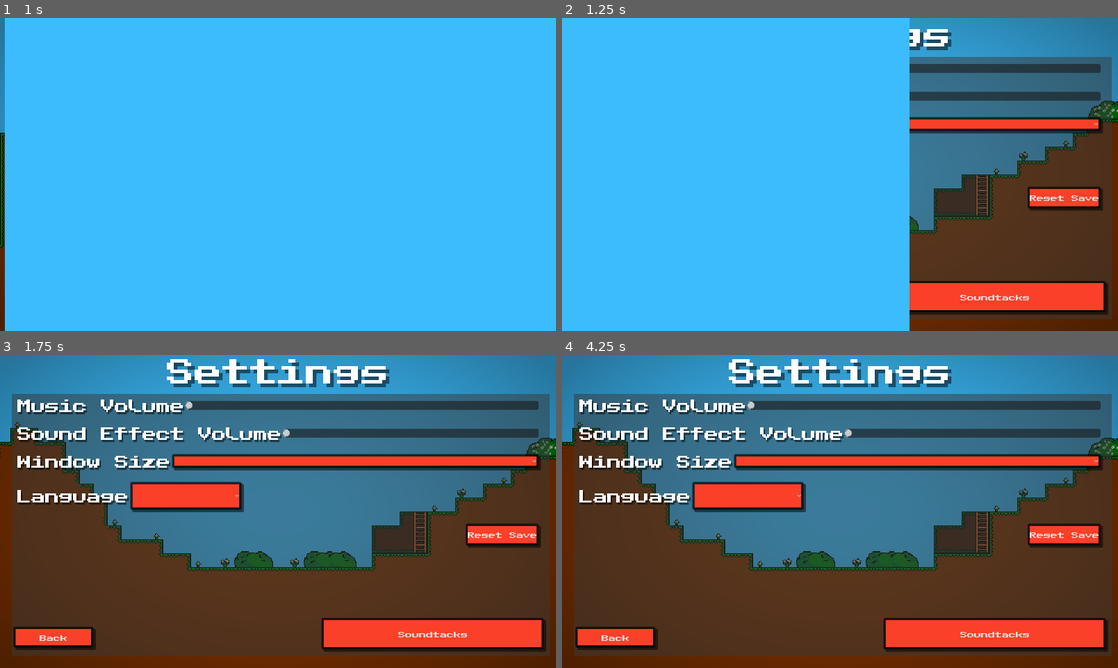
Above: before the commit, frames 1-4 (two rows, left to right).
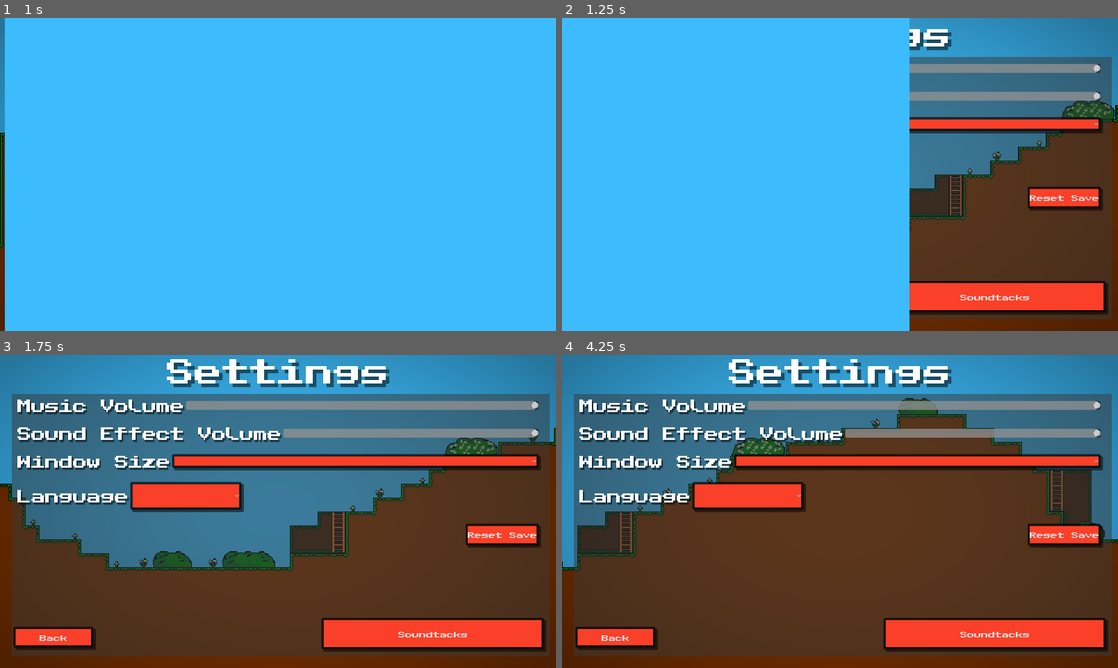
Above: after the commit, the same moments.

Repository: Killarexe/Little-Rage
Game: Godot game, scene res://scenes/uis/MainMenu.tscn
Two runs of this game, one before a commit and one after it. Both use one fixed random seed, a clock stepped at 60 frames per second and the inputs below.
Inputs (mouse positions are in pixels of both pictures, inside the frame that each line leads up to):
- Up to frame 1 (1 s): click "Settings" at 0.5 s
- Up to frame 2 (1.25 s): no input
- Up to frame 3 (1.75 s): click "Back" at 1.25 s
- Up to frame 4 (4.25 s): tap Enter at 2 s; move the mouse to (962, 495) at 2.02 s; press the mouse at (962, 495) at 2.03 s; hold Right (right) 2.03-2.75 s; tap Space (jump) at 2.27 s; release the mouse at (962, 495) at 2.75 s; drag from (728, 527) to (812, 574) at 2.77 s; move the mouse to (895, 442) at 3.52 s; hold Left (left) from 3.53 s (still down); hold Right mouse button (right_click) from 3.53 s (still down)

Frame 1 is identical in both runs. In frame 2, 5.2% of the frame differs, in the area x 62-100%, y 14-70%; in frame 3, 17%; in frame 4, 31%, in the area x 0-100%, y 13-70%.
Error before the commit: Parse Error: Expected indented block after "if" block. (res://scripts/uis/SettingsMenu.gd:6)
Error after the commit: Invalid access to property or key 'window_size' on a base object of type 'Node (Game.gd)'. (res://scripts/uis/SettingsMenu.gd:10)

Commit message:
Path and refactor scripts

Diff:
--- a/scripts/level/player/Overlays.gd
+++ b/scripts/level/player/Overlays.gd
@@ -4,4 +4,4 @@
 @onready var mobile_control: Control = $MobileControl
 
 func _ready():
-	mobile_control.visible = player.controllable && Global.is_mobile
+	mobile_control.visible = player.controllable && Game.is_mobile
--- a/scripts/uis/MobileVisiblity.gd
+++ b/scripts/uis/MobileVisiblity.gd
@@ -4,7 +4,7 @@
 @export var visible_on_mobile: bool = true
 
 func _ready():
-	if Global.is_mobile:
+	if Game.is_mobile:
 		visible = visible_on_mobile
 	else:
 		visible = !visible_on_mobile
--- a/scripts/uis/SettingsMenu.gd
+++ b/scripts/uis/SettingsMenu.gd
@@ -3,7 +3,6 @@
 @onready var language_menu: OptionButton = $CanvasLayer/VBoxContainer/Language/MenuButton
 
 func _ready():
-	if !PlayerSkinManager.is_skin_unlocked("rgb"):
 	MusicManager.play_music("settings_menu")
 	$Camera2D/AnimationPlayer.play("camera_scroll")
 	$CanvasLayer/VBoxContainer/MusicVolume/Slider.set_value_no_signal(MusicManager.music_volume)
@@ -31,13 +30,13 @@
 
 func _on_menu_button_item_selected(index: int):
 	TranslationServer.set_locale(TranslationServer.get_loaded_locales()[index])
-	Global.save_game()
+	SaveManager.save()
 
 func _on_reset_buttton_pressed():
 	$ConfirmationDialog.popup_centered()
 
 func _on_confirmation_dialog_confirmed():
-	Global.reset_save()
+	SaveManager.reset_save()
 	SceneManager.change_scene("res://scenes/uis/MainMenu.tscn")
 
 func _on_sound_track_button_pressed():
@@ -45,6 +44,6 @@
 	SceneManager.change_scene("res://scenes/uis/SoundTrackMenu.tscn")
 
 func _on_option_button_item_selected(index: int):
-	Global.window_size = index
-	Global.update_window(index)
-	Global.save_game()
+	WindowManager.window_size = index
+	WindowManager.update_window(index)
+	SaveManager.save()
--- a/scripts/uis/collections_menu/LootBoxButton.gd
+++ b/scripts/uis/collections_menu/LootBoxButton.gd
@@ -8,9 +8,9 @@
 
 func update_button():
 	var all_unhiddens_unlocked: bool = PlayerHatManager.has_unlocked_unhiddens() && PlayerSkinManager.has_unlocked_unhiddens()
-	disabled = !Global.loot_boxes.has_loot_box() || all_unhiddens_unlocked
-	circle.visible = Global.loot_boxes.has_loot_box()
-	if Global.loot_boxes.loot_box_count < 100:
-		loot_box_count.text = str(Global.loot_boxes.loot_box_count)
+	disabled = !LootBoxesManager.has_loot_box() || all_unhiddens_unlocked
+	circle.visible = LootBoxesManager.has_loot_box()
+	if LootBoxesManager.loot_box_count < 100:
+		loot_box_count.text = str(LootBoxesManager.loot_box_count)
 	else:
 		loot_box_count.text = "99+"
--- a/scripts/uis/collections_menu/LootBoxMenu.gd
+++ b/scripts/uis/collections_menu/LootBoxMenu.gd
@@ -11,14 +11,14 @@
 	animation_player.queue("show")
 
 func update_texture():
-	var cosmetic: CosmeticElement = Global.loot_boxes.use_loot_box()
+	var cosmetic: CosmeticElement = LootBoxesManager.use_loot_box()
 	cosmetic_texture.texture = cosmetic.texture
 
 func update_buttons():
-	next_button.visible = Global.loot_boxes.has_loot_box()
+	next_button.visible = LootBoxesManager.has_loot_box()
 
 func spawn_particles():
-	Global.instanceNodeAtPos(load("res://scenes/instances/BigPartyParticle.tscn"), self, Vector2(1280.0 / 2.0, 720.0 / 2.0))
+	Game.instanceNodeAtPos(load("res://scenes/instances/BigPartyParticle.tscn"), self, Vector2(1280.0 / 2.0, 720.0 / 2.0))
 
 func _on_next_box_button_pressed():
 	if !animation_player.is_playing():
--- a/scripts/uis/collections_menu/hats_menu/HatList.gd
+++ b/scripts/uis/collections_menu/hats_menu/HatList.gd
@@ -17,4 +17,4 @@
 func _on_item_selected(index: int):
 	PlayerHatManager.current_hat = hats_ids[index]
 	player.skin.update_hat()
-	Global.save_game()
+	SaveManager.save()
--- a/scripts/uis/collections_menu/skins_menu/SkinList.gd
+++ b/scripts/uis/collections_menu/skins_menu/SkinList.gd
@@ -14,4 +14,4 @@
 func _on_item_selected(index: int):
 	PlayerSkinManager.current_skin = skin_ids[index]
 	player.skin.update_skin()
-	Global.save_game()
+	SaveManager.save()
--- a/scripts/uis/level_editor/EditorCameraControler.gd
+++ b/scripts/uis/level_editor/EditorCameraControler.gd
@@ -24,14 +24,14 @@
 var is_drag: bool = false
 
 func _unhandled_input(event):
-	if !(Global.is_mobile || debug_mode):
+	if !(Game.is_mobile || debug_mode):
 		if event is InputEventMouseButton:
 			handle_mouse_zoom(event)
 		if event is InputEventMouseMotion:
 			handle_mouse_pan(event)
 
 func _input(event):
-	if Global.is_mobile || debug_mode:
+	if Game.is_mobile || debug_mode:
 		if event is InputEventScreenTouch:
 			handle_touch(event)
 		elif event is InputEventScreenDrag && !can_placing:
@@ -98,7 +98,7 @@
 		offset -= event.relative.rotated(rotation) * pan_speed  / zoom.x
 
 func _process(delta: float):
-	if !(Global.is_mobile || debug_mode):
+	if !(Game.is_mobile || debug_mode):
 		is_panning = Input.is_action_pressed("middle_click")
 		if Input.is_action_pressed("left_click"):
 			emit_signal("on_clicked", get_global_mouse_position(), true)
--- a/scripts/uis/main_menu/MainMenu.gd
+++ b/scripts/uis/main_menu/MainMenu.gd
@@ -49,5 +49,5 @@
 	SceneManager.change_scene("res://scenes/uis/LevelEditorSelectionMenu.tscn")
 
 func _on_quit_button_pressed():
-	SaveManager.save_game()
+	SaveManager.save()
 	get_tree().quit()
--- a/scripts/uis/main_menu/update/UpdatePopUp.gd
+++ b/scripts/uis/main_menu/update/UpdatePopUp.gd
@@ -12,7 +12,7 @@
 	if response_code < 400 && result == HTTPRequest.RESULT_SUCCESS:
 		var version_name: String = JSON.parse_string(body.get_string_from_utf8())["name"]
 		var version: GameVersion = GameVersion.from_string(version_name)
-		var version_flag: GameVersion.GameVersionFlag = Global.GAME_VERSION.compare(version)
+		var version_flag: GameVersion.GameVersionFlag = Game.GAME_VERSION.compare(version)
 		if version_flag == GameVersion.GameVersionFlag.HIGHER:
 			PopUpFrame.pop_translated("message.update", load("res://assets/textures/ui/icons/update.png"))
 	else:
--- a/scripts/uis/player/WinMenu.gd
+++ b/scripts/uis/player/WinMenu.gd
@@ -59,11 +59,11 @@
 	Game.can_pause = true
 	match mode:
 		Mode.SINGLEPLAYER:
-			SaveManager.save_game()
+			SaveManager.save()
 			SceneManager.change_scene("res://scenes/uis/SoloMenu.tscn")
 		Mode.MULTIPLAYER:
 			#TODO: Return to lobby
-			SaveManager.save_game()
+			SaveManager.save()
 			SceneManager.change_scene("res://scenes/uis/SoloMenu.tscn")
 			pass
 
--- a/scripts/uis/shop/LootBoxShower.gd
+++ /dev/null
@@ -1,19 +0,0 @@
-extends ColorRect
-class_name LootBoxShower
-
-@onready var label: Label = $Label
-@onready var sprite: Sprite2D = $Sprite2D
-@onready var animation: AnimationPlayer = $Sprite2D/AnimationPlayer
-
-func unlock_random_cosmetic():
-	var cosmetic: CosmeticElement = Global.loot_boxes.use_loot_box()
-	print(TranslationServer.translate("ui.popup.unlocked_cosmetic") % TranslationServer.translate(cosmetic.name))
-	label.text = TranslationServer.translate("ui.popup.unlocked_cosmetic") % TranslationServer.translate(cosmetic.name)
-	sprite.texture = cosmetic.texture
-	visible = true
-	animation.play("pop_up")
-
-func _on_close_button_pressed():
-	animation.play_backwards("pop_up")
-	await animation.animation_finished
-	visible = false
--- a/scripts/uis/shop/Shop.gd
+++ /dev/null
@@ -1,60 +0,0 @@
-extends Control
-
-@onready var loot_box_shower: LootBoxShower = $LootBoxShower
-@onready var skins_selection: ItemList = $SkinsSelection
-@onready var hats_selection: ItemList = $HatsSelection
-@onready var loot_box_button: Button = $LootBoxButton
-@export var player_skin: PlayerSkinSprite
-@export var player_hat: PlayerHatSprite
-
-var skin_ids: Array[String] = []
-var hat_ids: Array[String] = []
-
-func _ready():
-	create_skin_items()
-	create_hat_items()
-	update_loot_box_button()
-	MusicManager.play_music("shop")
-
-func create_skin_items():
-	skins_selection.clear()
-	skin_ids.clear()
-	for skin in PlayerSkinManager.skins:
-		if PlayerSkinManager.is_skin_unlocked(skin.id):
-			skin_ids.append(skin.id)
-			skins_selection.add_item(TranslationServer.translate(skin.name), skin.texture)
-			if PlayerSkinManager.current_skin == skin.id:
-				skins_selection.select(skins_selection.item_count - 1)
-
-func create_hat_items():
-	hats_selection.clear()
-	hat_ids.clear()
-	for hat in PlayerHatManager.hats:
-		if PlayerHatManager.is_hat_unlocked(hat.id):
-			hat_ids.append(hat.id)
-			hats_selection.add_item(TranslationServer.translate(hat.name), hat.texture)
-			if PlayerHatManager.current_hat == hat.id:
-				hats_selection.select(hats_selection.item_count - 1)
-
-func _on_skins_selection_item_selected(index: int):
-	PlayerSkinManager.current_skin = skin_ids[index]
-	player_skin.update_skin()
-	Global.save_game()
-
-func _on_hats_selection_item_selected(index: int):
-	PlayerHatManager.current_hat = hat_ids[index]
-	player_hat.update_hat()
-	Global.save_game()
-
-func _on_loot_box_button_pressed():
-	loot_box_shower.unlock_random_cosmetic()
-	update_loot_box_button()
-	create_skin_items()
-	create_hat_items()
-
-func update_loot_box_button():
-	loot_box_button.disabled = !Global.loot_boxes.has_loot_box()
-	loot_box_button.text = TranslationServer.translate("ui.shop.open_loot_box") % Global.loot_boxes.loot_box_count
-
-func _on_quit_button_pressed():
-	SceneManager.change_scene("res://scenes/uis/MainMenu.tscn")
Not shown: 18 places in assets/style/default_theme.tres that only renumber resources
